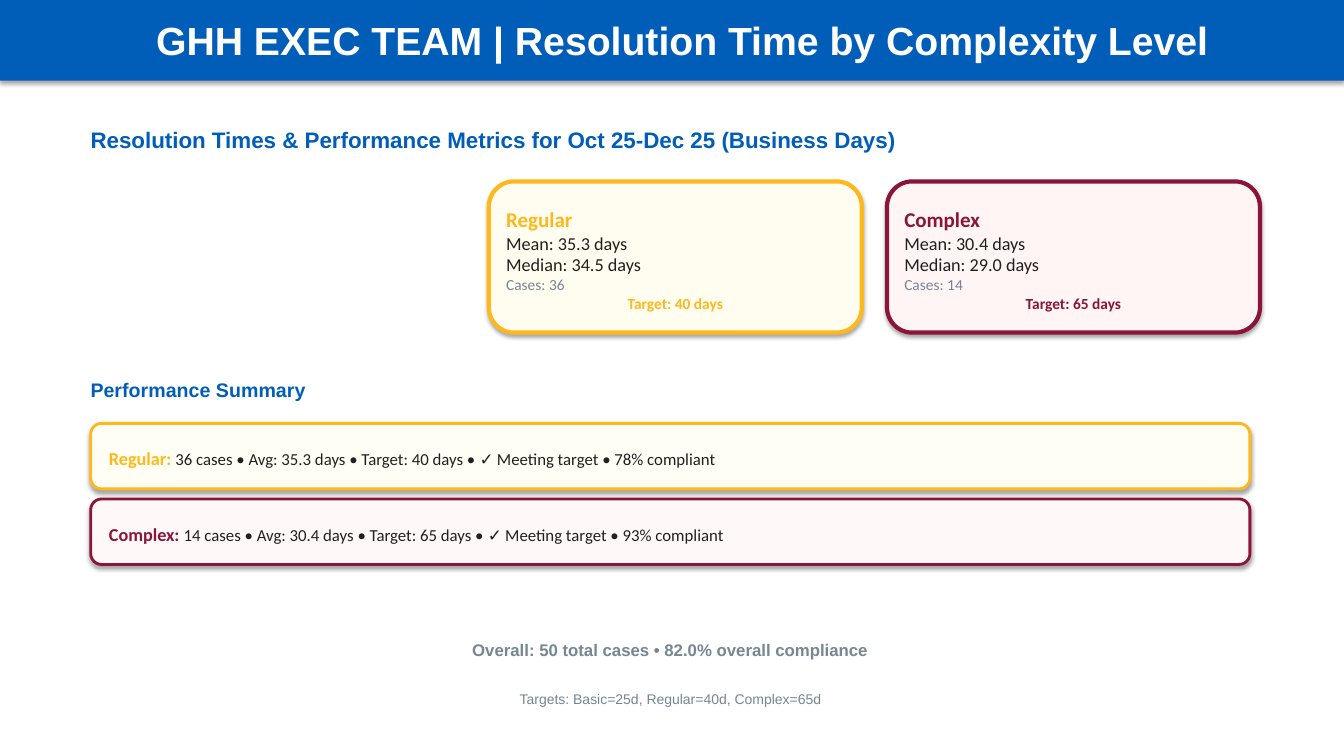
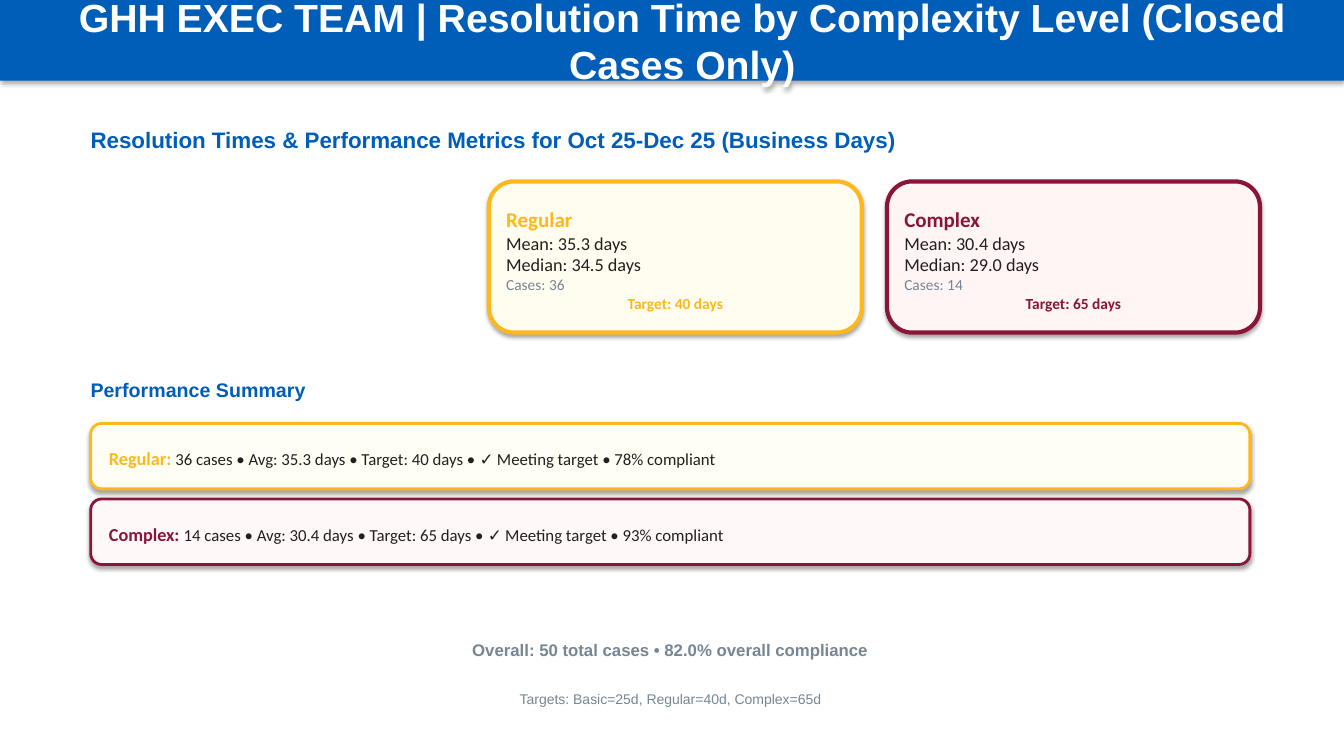
Before and after one commit to Lodd193/HPEG-Reports, a slide deck: slide 11 of outputs/GHH_Exec_Team_Complaints_Sep-2025-Nov-2025.pptx. Drawn at 1344x756 pixels with LibreOffice and Linux fonts; fonts in the diff are those of the drawing. Boxes give left, top, right and bottom in pixels: in the first picture for what was removed or moved away, otherwise in the second. Text is boxed around its words. In the diff, an @@ line names an element or a change of style, - is before the commit and + after.

```diff
--- a/outputs/GHH_Exec_Team_Complaints_Sep-2025-Nov-2025.pptx
+++ b/outputs/GHH_Exec_Team_Complaints_Sep-2025-Nov-2025.pptx
@@ text in rectangle at box(79, 3, 1286, 87): text changed @@
-GHH EXEC TEAM | Resolution Time by Complexity Level
+GHH EXEC TEAM | Resolution Time by Complexity Level (Closed Cases Only)
```
Also in this commit, not shown: 3 other slides changed, 1 slide added, 1 slide removed, 5 other files.
